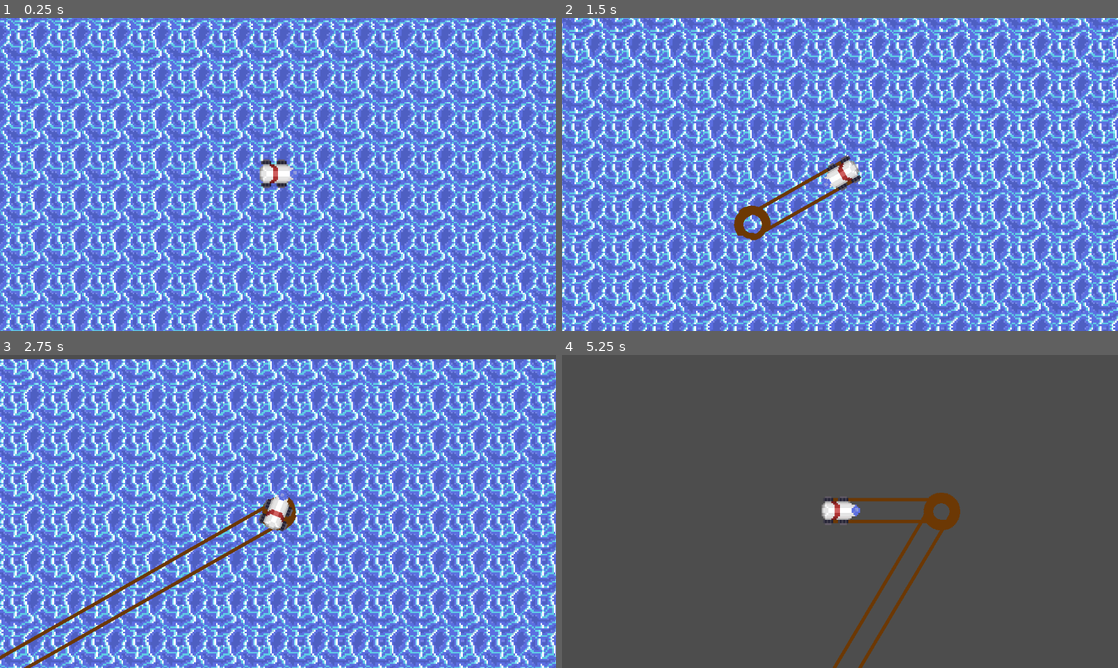
Above: before the commit, frames 1-4 (two rows, left to right).
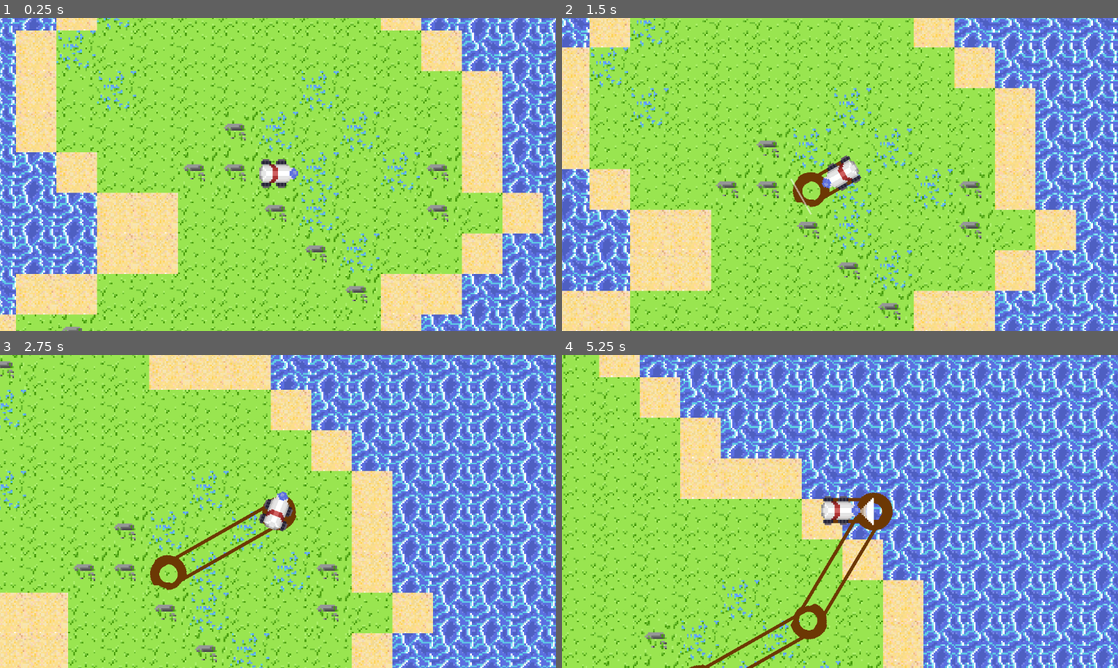
Above: after the commit, the same moments.

Repository: rowanmurdock/EnvironmentExplorationGame
Game: Godot game, scene res://main.tscn
Two runs of this game, one before a commit and one after it. Both use one fixed random seed, a clock stepped at 60 frames per second and the inputs below.
Inputs:
- Up to frame 1 (0.25 s): no input
- Up to frame 2 (1.5 s): tap Enter at 0.5 s; hold Right (ui_right) 0.53-1.28 s; tap Space (scan, bound only after the commit) at 0.6, 1.35 s; hold Down (ui_down) from 1.28 s (still down)
- Up to frame 3 (2.75 s): release Down (ui_down) at 2.03 s; hold Right (ui_right) from 2.03 s (still down); tap Space (scan, bound only after the commit) at 2.1 s
- Up to frame 4 (5.25 s): release Right (ui_right) at 2.78 s; hold Up (ui_up) 2.78-3.53 s; tap Space (scan, bound only after the commit) every 0.75 s from 2.85 to 5.1 s; hold Left (ui_left) 3.53-5.03 s; hold Down (ui_down) from 5.03 s (still down)

The runs differ from the first frame. In frame 1, 94% of the frame differs, in the area x 0-100%, y 0-100%; in frame 2, 92%; in frame 3, 91%; in frame 4, 99%.

Commit message:
added scanner animation and object, plays on spacebar, fixed beach algorithm, added starting position

Diff:
--- a/Main.gd
+++ b/Main.gd
@@ -1,8 +1,8 @@
 extends Node2D
 
-@onready var tilemap = $TileMap
-@export var width = 100
-@export var height = 50
+@onready var tilemap = $TerrainMap
+@export var width = 1000
+@export var height = 500
 @export var land_tiles = [ 1, 2, 3, 4, 5, 6]
 
 func generate_base():
@@ -12,7 +12,15 @@
 			tilemap.set_cell(0, Vector2i(x, y), ocean_tile_id, Vector2i(0, 0))
 
 
-func generate_land_mass(start_pos := Vector2i(width / 2, height / 2), steps := 3000):
+func get_starting_pos() -> Vector2i:
+	for x in range(width):
+		for y in range(height):
+			var current = Vector2i(x, y)
+			if tilemap.get_cell_source_id(0, current) in land_tiles:
+				return current
+	return Vector2i(width/2, height/2)
+
+func generate_land_mass(start_pos := Vector2i(width / 2, height / 2), steps := 5000):
 	var pos = start_pos
 	for i in range(steps):
 		var rand_tile = land_tiles[randi() % land_tiles.size()]
@@ -42,16 +50,24 @@
 	res.append(Vector2i(pos.x,pos.y-1))
 	return res
 
+func get_width() -> int:
+	return width
+
 
 
 func generate_beaches():
+	var beach_positions = []
 	for x in range(width):
 		for y in range(height):
-			var current = Vector2i(x,y)
+			var current = Vector2i(x, y)
+			var rand_beach = randi() % 5
 			if tilemap.get_cell_source_id(0, current) == 0:
-				for tile in get_neighboring_tiles_list(current):
-					if tilemap.get_cell_source_id(0, tile) in (land_tiles):
-						tilemap.set_cell(0, Vector2i(tile.x, tile.y-1), 8, Vector2i(0, 0))
+				for neighbor in get_neighboring_tiles_list(current):
+					if tilemap.get_cell_source_id(0, neighbor) in land_tiles:
+						beach_positions.append(current)
+						break
+	for pos in beach_positions:
+		tilemap.set_cell(0, pos, 8, Vector2i(0, 0))
 
 
 func _ready():
--- a/main.tscn
+++ b/main.tscn
@@ -9,6 +9,19 @@
 [ext_resource type="Texture2D" uid="uid://uisfun4k6dtc" path="res://rover/rover1.png" id="6_0qh0j"]
 [ext_resource type="Texture2D" uid="uid://ci1d82wgbixhx" path="res://tiles/beach1.png" id="6_wxc2i"]
 [ext_resource type="Texture2D" uid="uid://cqdmvngo0a3k1" path="res://rover/rover2.png" id="7_s42b8"]
+[ext_resource type="Script" path="res://scanner.gd" id="10_ppfb8"]
+[ext_resource type="Texture2D" uid="uid://bbhy5dgs1f48s" path="res://rover/radar1.png" id="11_e270n"]
+[ext_resource type="Texture2D" uid="uid://bf6dc08xns3vq" path="res://rover/radar2.png" id="12_8ppqp"]
+[ext_resource type="Texture2D" uid="uid://b0s8bti67ac1p" path="res://rover/radar3.png" id="13_pomsl"]
+[ext_resource type="Texture2D" uid="uid://dpe53kw7s5n0h" path="res://rover/radar4.png" id="14_fb4lx"]
+[ext_resource type="Texture2D" uid="uid://bfvclo3jcey6o" path="res://rover/radar5.png" id="15_j0ugq"]
+[ext_resource type="Texture2D" uid="uid://c1tbi8sdjlq7p" path="res://rover/radar6.png" id="16_54yns"]
+[ext_resource type="Texture2D" uid="uid://cpmnbwr83mm6f" path="res://rover/radar7.png" id="17_72j1u"]
+[ext_resource type="Texture2D" uid="uid://eak6vneaqk8m" path="res://rover/radar8.png" id="18_wyd3w"]
+[ext_resource type="Texture2D" uid="uid://d4ayef6rcol8y" path="res://rover/radar9.png" id="19_1058v"]
+[ext_resource type="Texture2D" uid="uid://cufjhirf0dsyp" path="res://rover/radar10.png" id="20_l7gxp"]
+[ext_resource type="Texture2D" uid="uid://d18j8rrof8hjp" path="res://rover/radar11.png" id="21_07i3u"]
+[ext_resource type="Texture2D" uid="uid://wej1ey352to5" path="res://rover/radar12.png" id="22_eqy5s"]
 
 [sub_resource type="TileSetAtlasSource" id="TileSetAtlasSource_ybml7"]
 texture = ExtResource("2_g8453")
@@ -94,10 +107,57 @@
 [sub_resource type="RectangleShape2D" id="RectangleShape2D_veqv0"]
 size = Vector2(23, 17)
 
+[sub_resource type="SpriteFrames" id="SpriteFrames_rrwut"]
+animations = [{
+"frames": [{
+"duration": 1.0,
+"texture": ExtResource("11_e270n")
+}, {
+"duration": 1.0,
+"texture": ExtResource("12_8ppqp")
+}, {
+"duration": 1.0,
+"texture": ExtResource("13_pomsl")
+}, {
+"duration": 1.0,
+"texture": ExtResource("14_fb4lx")
+}, {
+"duration": 1.0,
+"texture": ExtResource("15_j0ugq")
+}, {
+"duration": 1.0,
+"texture": ExtResource("16_54yns")
+}, {
+"duration": 1.0,
+"texture": ExtResource("17_72j1u")
+}, {
+"duration": 1.0,
+"texture": ExtResource("18_wyd3w")
+}, {
+"duration": 1.0,
+"texture": ExtResource("19_1058v")
+}, {
+"duration": 1.0,
+"texture": ExtResource("20_l7gxp")
+}, {
+"duration": 1.0,
+"texture": ExtResource("21_07i3u")
+}, {
+"duration": 1.0,
+"texture": ExtResource("22_eqy5s")
+}],
+"loop": true,
+"name": &"scan",
+"speed": 11.0
+}]
+
+[sub_resource type="RectangleShape2D" id="RectangleShape2D_ojkaf"]
+size = Vector2(18, 26)
+
 [node name="Main" type="Node2D"]
 script = ExtResource("1_62di8")
 
-[node name="TileMap" type="TileMap" parent="."]
+[node name="TerrainMap" type="TileMap" parent="."]
 position = Vector2(1, -1)
 tile_set = SubResource("TileSet_cyh7r")
 format = 2
@@ -106,17 +166,31 @@
 slide_on_ceiling = false
 script = ExtResource("5_6e3lk")
 
-[node name="AnimatedSprite2D" type="AnimatedSprite2D" parent="Rover"]
+[node name="roverbody" type="AnimatedSprite2D" parent="Rover"]
 sprite_frames = SubResource("SpriteFrames_hspl7")
 animation = &"move"
 
-[node name="CollisionShape2D" type="CollisionShape2D" parent="Rover"]
+[node name="rovercollision" type="CollisionShape2D" parent="Rover"]
 position = Vector2(0.5, -0.5)
 shape = SubResource("RectangleShape2D_veqv0")
 
-[node name="Camera2D" type="Camera2D" parent="Rover"]
+[node name="rovercamera" type="Camera2D" parent="Rover"]
 zoom = Vector2(3.5, 3.5)
 rotation_smoothing_enabled = true
+
+[node name="scanner" type="Area2D" parent="Rover"]
+script = ExtResource("10_ppfb8")
+
+[node name="roverscanner" type="AnimatedSprite2D" parent="Rover/scanner"]
+position = Vector2(24, 0)
+rotation = 1.57086
+sprite_frames = SubResource("SpriteFrames_rrwut")
+animation = &"scan"
+frame_progress = 0.425078
+
+[node name="scannercollision" type="CollisionShape2D" parent="Rover/scanner"]
+position = Vector2(21, 0)
+shape = SubResource("RectangleShape2D_ojkaf")
 
 [node name="RightTrailLine" type="Line2D" parent="."]
 width = 2.0
--- a/project.godot
+++ b/project.godot
@@ -19,6 +19,14 @@
 
 window/stretch/mode="viewport"
 
+[input]
+
+scan={
+"deadzone": 0.5,
+"events": [Object(InputEventKey,"resource_local_to_scene":false,"resource_name":"","device":0,"window_id":0,"alt_pressed":false,"shift_pressed":false,"ctrl_pressed":false,"meta_pressed":false,"pressed":false,"keycode":0,"physical_keycode":32,"key_label":0,"unicode":0,"echo":false,"script":null)
+]
+}
+
 [rendering]
 
 textures/canvas_textures/default_texture_filter=0
--- a/rover.gd
+++ b/rover.gd
@@ -1,20 +1,22 @@
 extends CharacterBody2D
 
-@export var speed = 300
+@export var speed = 100
 @export var rotation_speed = 3.5
-@export var trail_length = 5000
+@export var trail_length = 500
 @export var right_wheel_offset = Vector2(5, 6)
 @export var left_wheel_offset = Vector2(5, -7)
 @export var right_bot_wheel_offset = Vector2(-8, 6)
 @export var left_bot_wheel_offset = Vector2(-8, -7)
 
+@onready var map = $"../TerrainMap"
 @onready var right_trail: Line2D = $"../RightTrailLine"
 @onready var left_trail: Line2D = $"../LeftTrailLine"
 
 var rotation_direction = 0
 
 func _ready():
-	position = Vector2i(200, 200)
+	var world_pos = map.map_to_local(Vector2i(500, 250))
+	position = world_pos
 	right_trail.z_index = 0
 	z_index = 2
 
@@ -26,9 +28,9 @@
 
 func move_anim():
 	if velocity.length() > 0 or Input.is_action_pressed("ui_left") or Input.is_action_pressed("ui_right"):
-		$AnimatedSprite2D.play("move")
+		$roverbody.play("move")
 	else:
-		$AnimatedSprite2D.play("default")
+		$roverbody.play("default")
 
 
 
@@ -46,6 +48,8 @@
 	get_input()
 	rotation += rotation_direction * rotation_speed * delta
 	move_and_slide()
+	if Input.is_action_just_pressed("scan"):
+		$scanner.start_scan()
 
 
 	if velocity.length() > 0 or Input.is_action_pressed("ui_right") or Input.is_action_pressed("ui_left"):
--- /dev/null
+++ b/scanner.gd
@@ -0,0 +1,22 @@
+extends Area2D
+
+var scan_duration := 0.5
+
+
+func _ready():
+	connect("body_entered", Callable(self, "_on_body_entered"))
+	monitoring = false
+	visible = false
+
+func start_scan():
+	monitoring = true
+	visible = true
+	$roverscanner.play("scan")
+	await get_tree().create_timer(scan_duration).timeout
+	monitoring = false
+	visible = false
+
+
+# Called every frame. 'delta' is the elapsed time since the previous frame.
+func _process(delta):
+	pass
Not shown: 1 places in main.tscn that only renumber resources
Binary file added: rover/radar1.png
Binary file added: rover/radar10.png
Binary file added: rover/radar11.png
Binary file added: rover/radar12.png
Binary file added: rover/radar2.png
Binary file added: rover/radar3.png
Binary file added: rover/radar4.png
Binary file added: rover/radar5.png
Binary file added: rover/radar6.png
Binary file added: rover/radar7.png
Binary file added: rover/radar8.png
(and 1 more such lines)
